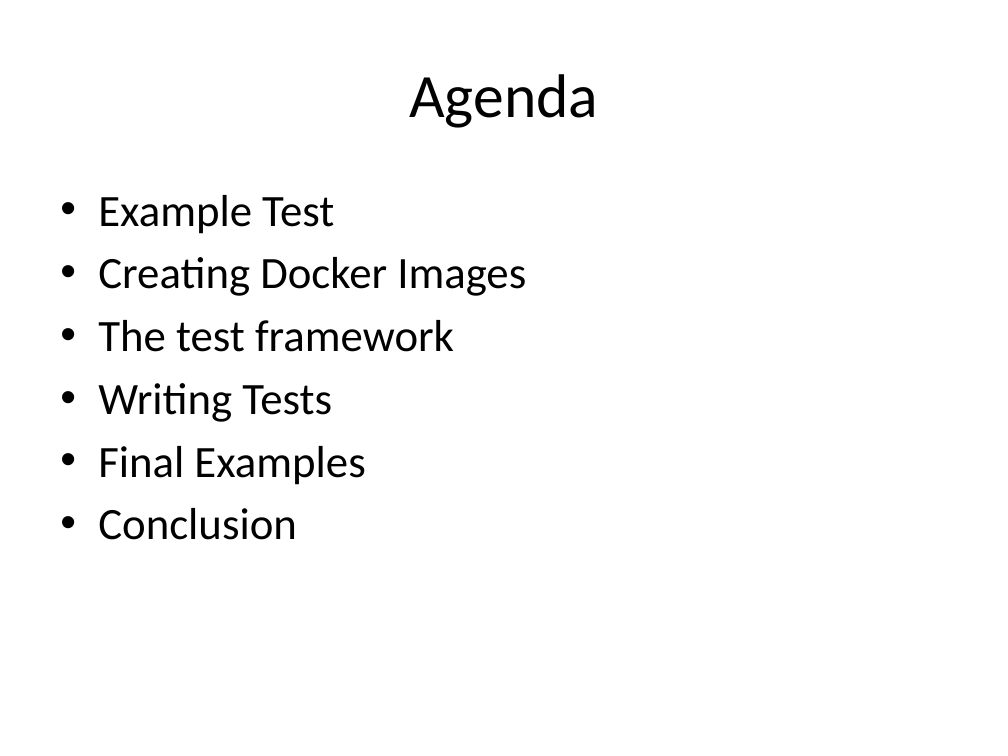
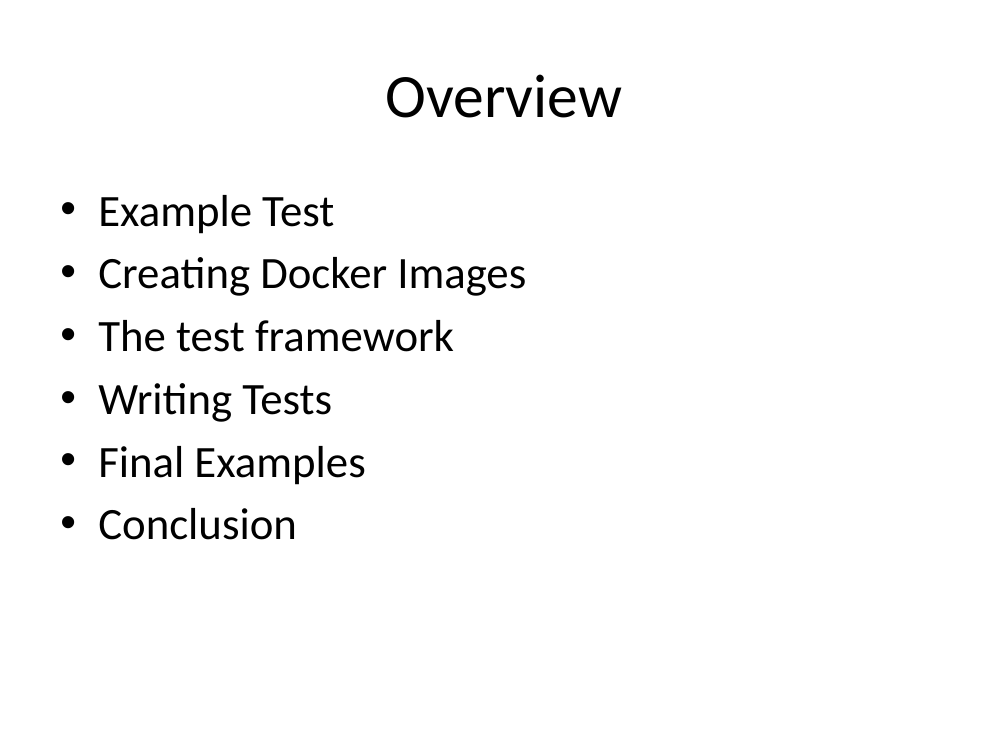
Before and after one commit to woq-blended/woq.github.io, a slide deck: slide 3 of media/IntegrationTesting.pptx (slide 2 before the commit). Drawn at 1008x756 pixels with LibreOffice and Linux fonts; fonts in the diff are those of the drawing. Boxes give left, top, right and bottom in pixels: in the first picture for what was removed or moved away, otherwise in the second. Text is boxed around its words. In the diff, an @@ line names an element or a change of style, - is before the commit and + after.

```diff
--- a/media/IntegrationTesting.pptx
+++ b/media/IntegrationTesting.pptx
@@ title at [385, 74, 622, 118]: text changed @@
-Agenda
+Overview
```
Also in this commit, not shown: 13 other slides changed, 10 slides added, 1 slide removed, 4 other files.
